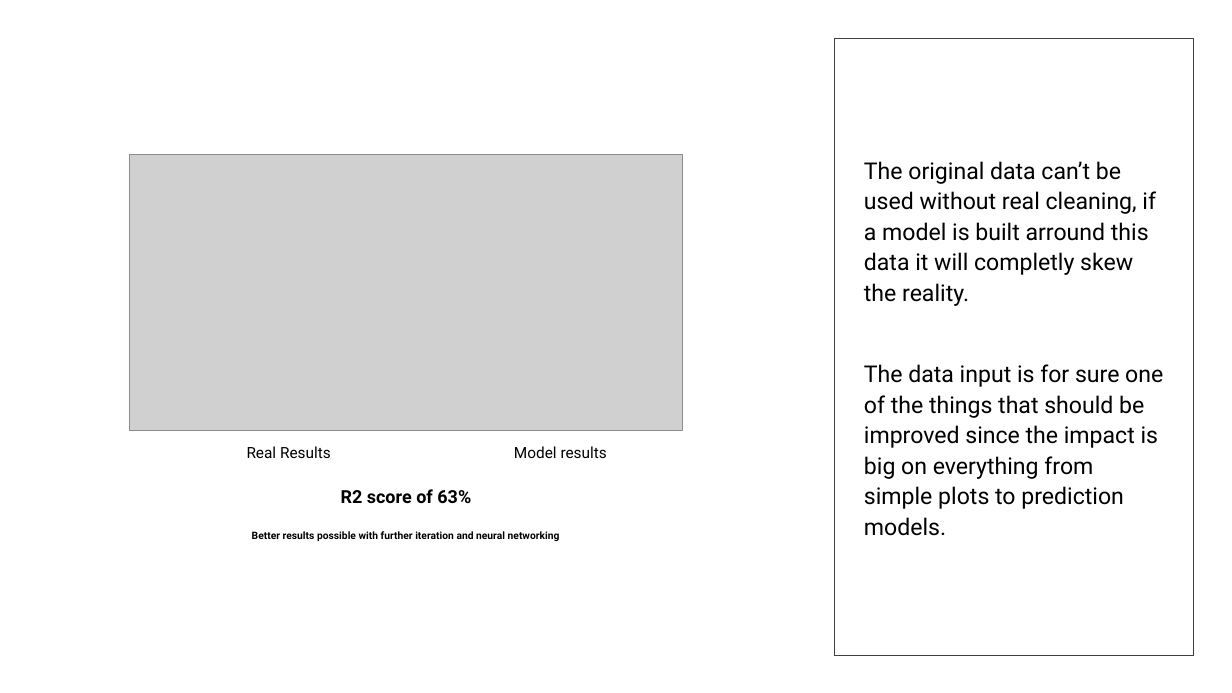
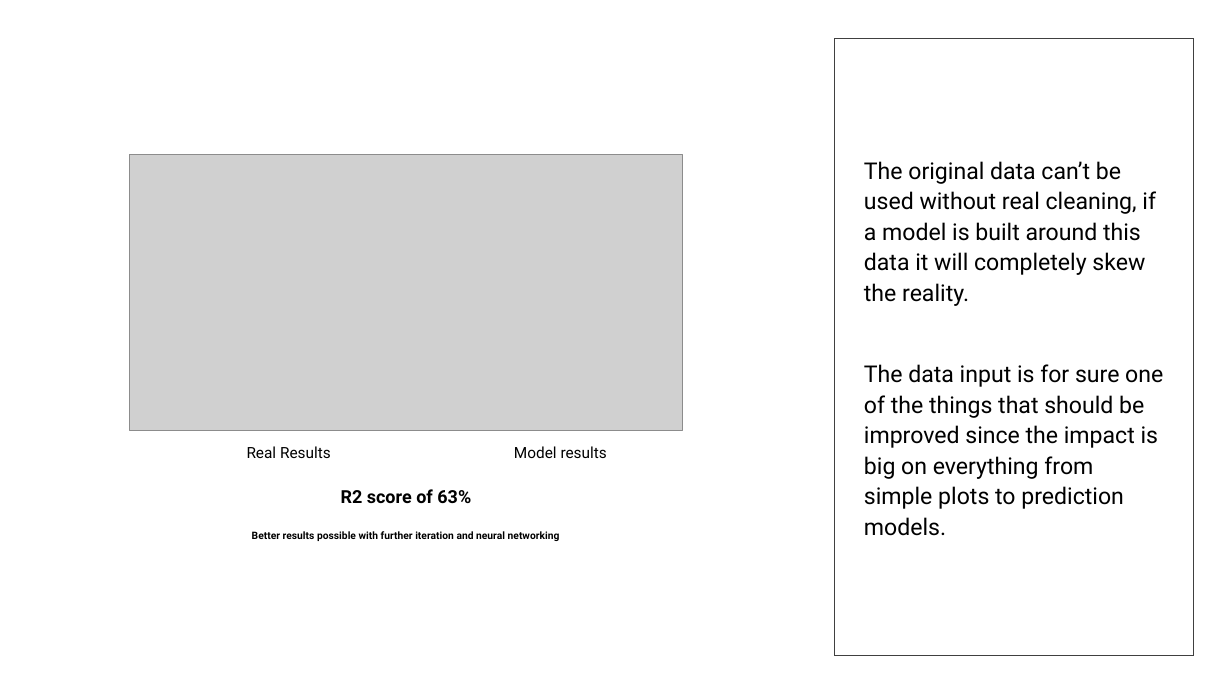
Before and after one commit to Simao-Lopes/Fire-Project, a slide deck: slide 16 of Presentation/The fires in Portugal.pptx. Drawn at 1232x693 pixels with LibreOffice and Linux fonts; fonts in the diff are those of the drawing; grey boxes stand for pictures. Boxes give left, top, right and bottom in pixels: in the first picture for what was removed or moved away, otherwise in the second. Text is boxed around its words. In the diff, an @@ line names an element or a change of style, - is before the commit and + after.

```diff
--- a/Presentation/The fires in Portugal.pptx
+++ b/Presentation/The fires in Portugal.pptx
@@ text at [864, 161, 1156, 306]: text changed @@
-The original data can’t be used without real cleaning, if a model is built arround this data it will completly skew the reality.
+The original data can’t be used without real cleaning, if a model is built around this data it will completely skew the reality.
```
Also in this commit, not shown: 9 other slides changed, 18 other files.
